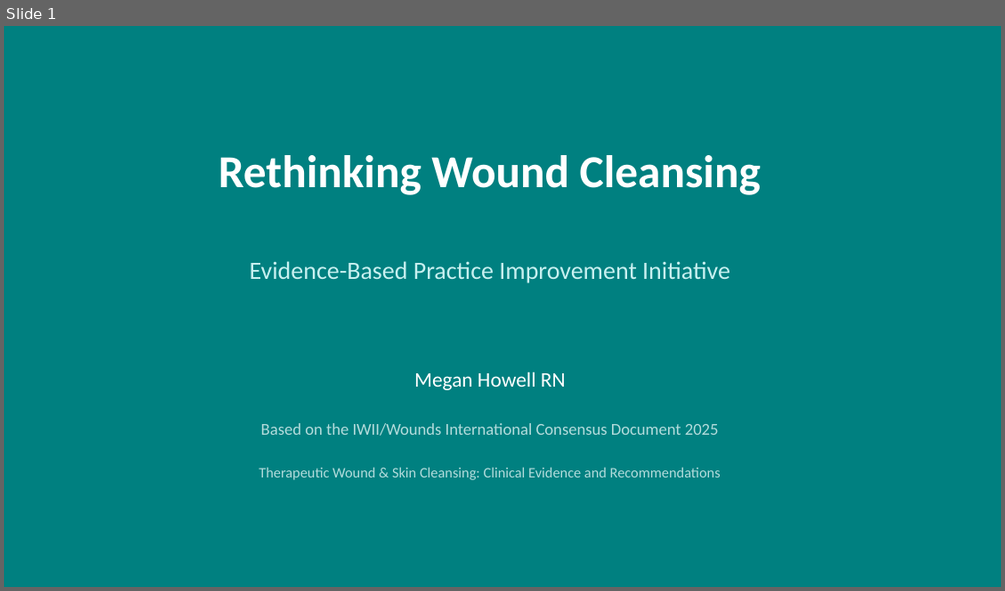
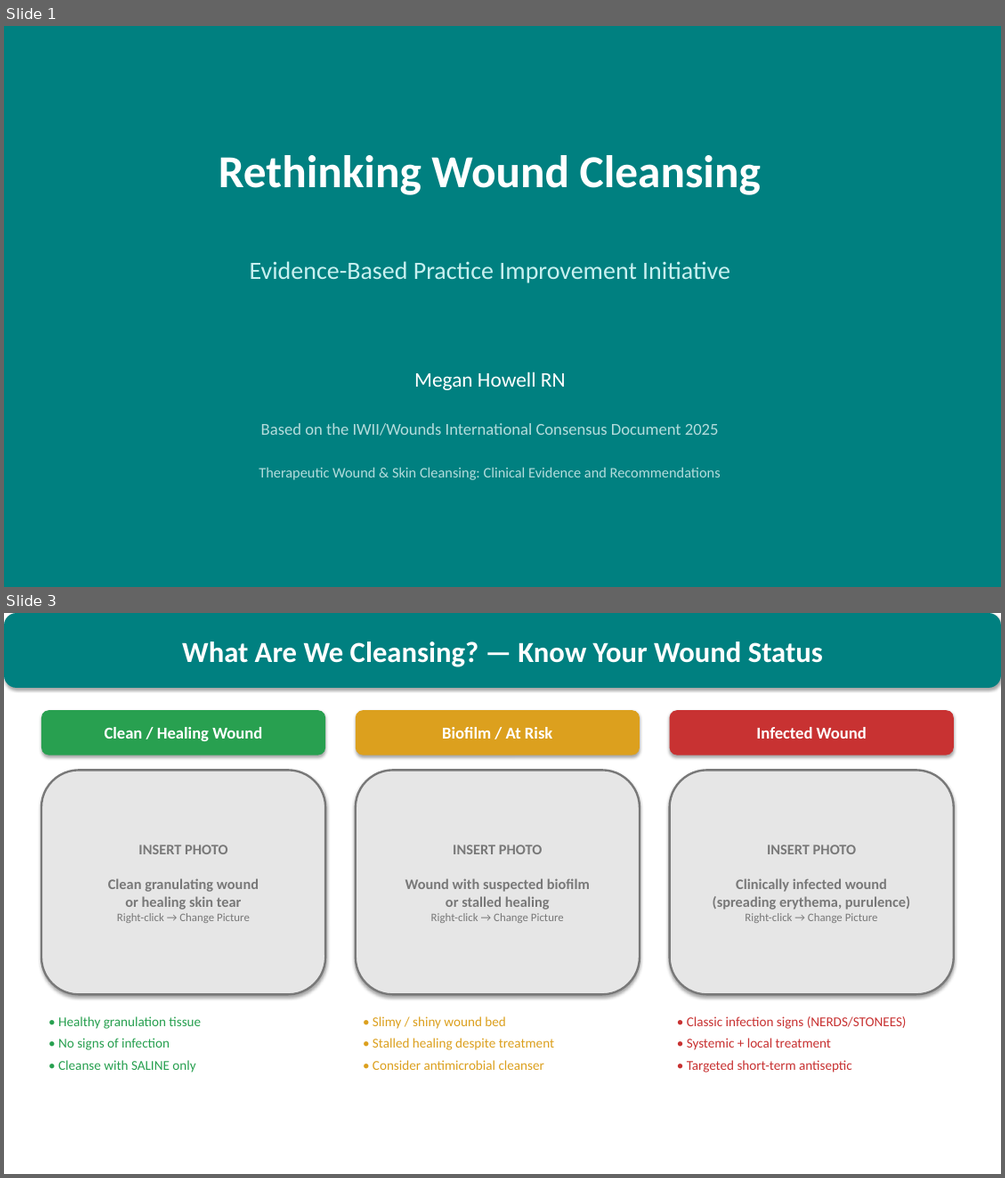
Before and after one commit to micjhowell-source/BeatLab, a slide deck: Wound_Cleansing_Presentation.pptx. Shown one above the other, each under a label of ours: slide 1 before the commit, slides 1 and 3 after it; the slides between them are not shown. The pictures are 1005x591 and 1005x1178 pixels, drawn with LibreOffice and Linux fonts; fonts in the diff are those of the drawing. Boxes give left, top, right and bottom in pixels: in the first picture for what was removed or moved away, otherwise in the second. Text is boxed around its words. In the diff, an @@ line names an element or a change of style, - is before the commit and + after.

```diff
--- a/Wound_Cleansing_Presentation.pptx
+++ b/Wound_Cleansing_Presentation.pptx
@@ slide 3 added at [4,613,1001,1174], background #FFFFFF @@
@@ rounded rectangle added at [4,613,1001,688], fill #008080, 28 pt, text #FFFFFF, bold @@
+What Are We Cleansing? — Know Your Wound Status
@@ rounded rectangle added at [41,710,325,755], fill #28A050, 16 pt, text #FFFFFF, bold @@
+Clean / Healing Wound
@@ rounded rectangle added at [356,710,639,755], fill #DCA01E, 16 pt, text #FFFFFF, bold @@
+Biofilm / At Risk
@@ rounded rectangle added at [670,710,954,755], fill #C83232, 16 pt, text #FFFFFF, bold @@
+Infected Wound
@@ rounded rectangle added at [41,770,325,995], fill #E6E6E6, outline #787878 2 pt, 14 pt, text #787878, bold @@
+INSERT PHOTO
+Clean granulating wound
+or healing skin tear
+Right-click → Change Picture
@@ rounded rectangle added at [356,770,639,995], fill #E6E6E6, outline #787878 2 pt, 14 pt, text #787878, bold @@
+INSERT PHOTO
+Wound with suspected biofilm
+or stalled healing
+Right-click → Change Picture
@@ rounded rectangle added at [670,770,954,995], fill #E6E6E6, outline #787878 2 pt, 14 pt, text #787878, bold @@
+INSERT PHOTO
+Clinically infected wound
+(spreading erythema, purulence)
+Right-click → Change Picture
@@ text added at [58,1016,201,1072], 13 pt, text #28A050 @@
+• Healthy granulation tissue
+• No signs of infection
+• Cleanse with SALINE only
@@ text added at [372,1016,554,1070], 13 pt, text #DCA01E @@
+• Slimy / shiny wound bed
+• Stalled healing despite treatment
+• Consider antimicrobial cleanser
@@ text added at [687,1016,906,1072], 13 pt, text #C83232 @@
+• Classic infection signs (NERDS/STONEES)
+• Systemic + local treatment
+• Targeted short-term antiseptic
```
Also in this commit, not shown: 5 slides changed, 2 other slides added, 1 other file.
